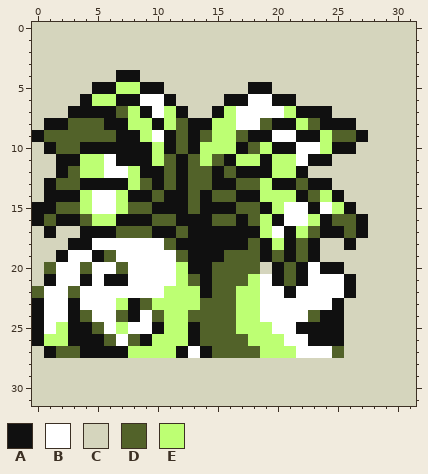
A pixel-art sprite gets an edit: graphics/pokemon/exeggutor/back.png. This is how it looked before the edit.
The file is 64x64 pixels, drawn in blocks of 2x2; one block is one cell here.
Palette (. is transparent): A #101010  B #ffffff  C #d5d5bd  D #526229  E #bdff73
Pixels before, first column x 0:
 0 CCCCCCCCCCCCCCCCCCCCCCCCCCCCCCCC
 1 CCCCCCCCCCCCCCCCCCCCCCCCCCCCCCCC
 2 CCCCCCCCCCCCCCCCCCCCCCCCCCCCCCCC
 3 CCCCCCCCCCCCCCCCCCCCCCCCCCCCCCCC
 4 CCCCCCCAACCCCCCCCCCCCCCCCCCCCCCC
 5 CCCCCAAEEAACCCCCCCAACCCCCCCCCCCC
 6 CCCCAEEAABBACCCCAABBAACCCCCCCCCC
 7 CCCAAAADEABEACCAEBBBBEAAACCCCCCC
 8 CAADDDAAEEAEDAAEEBBDAAEDAAACCCCC
 9 ADDDDDDAAEBADADEEDAABBAAEDDACCCC
10 CADDAAAAAAEADAEEEADEAABBEAACCCCC
11 CCAAEEBAAAEDADEDAEEAEEBAACCCCCCC
12 CCADEEBBEAADADDADAAAEEACCCCCCCCC
13 CADDAAAAEDADADDAADDEAADAACCCCCCC
14 CAAAEBBEAADAADADDAAEEEADEACCCCCC
15 AADDEBBEDDAAADAAADDAEBBABEACCCCC
16 ADAADEEAAADDAAADDADEABBEADDACCCC
17 CACCAAADDDAADAAAAAAEBAEDAADACCCC
18 CCCAABBBBBBDAAAAAADAEADACCACCCCC
19 CCABBADBBBBBDAAADDDADADACCCCCCCC
20 CDBBDBBDBBBBEAADDDDCADABAACCCCCC
21 CABBABAABBBBEDADDDEBADABBBACCCCC
22 DBBDBBBBBBBEEEADDEEBBABBBBACCCCC
23 ABBABBBEADEEEEDDDEEBBBBBBACCCCCC
24 ABBADBBDABDEEDDDDEEBBBBDAACCCCCC
25 ABEAADBEBBAEEADDDEEEBBAAAACCCCCC
26 AEEAAADBDAEEEADDDDEEEBBAAACCCCCC
27 CADDAAAAEEEEABADDDDEEEBBBDCCCCCC
28 CCCCCCCCCCCCCCCCCCCCCCCCCCCCCCCC
29 CCCCCCCCCCCCCCCCCCCCCCCCCCCCCCCC
30 CCCCCCCCCCCCCCCCCCCCCCCCCCCCCCCC
31 CCCCCCCCCCCCCCCCCCCCCCCCCCCCCCCC
And afterwards:
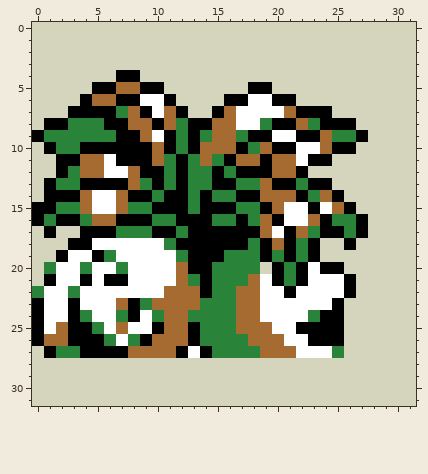
The edit:
colour A: #101010 -> #000000
colour D: #526229 -> #298439
colour E: #bdff73 -> #a56b31
Changed places in both pictures, as pixel boxes (x1, y1, x2, y2):
changed: (32, 70, 368, 358)
